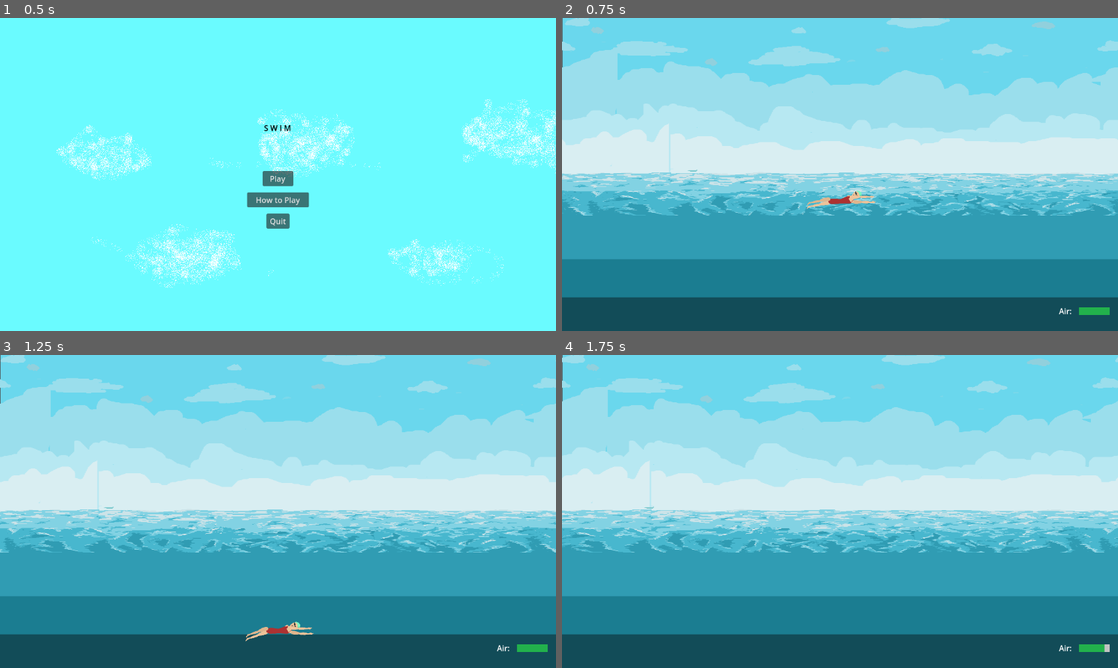
Above: before the commit, frames 1-4 (two rows, left to right).
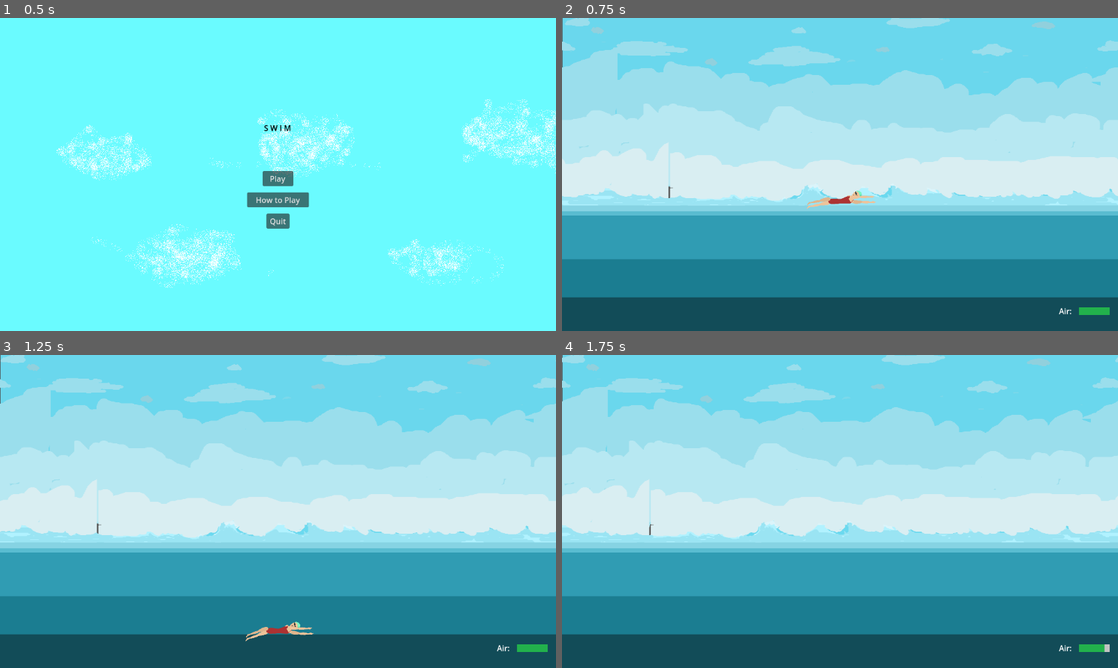
Above: after the commit, the same moments.

Repository: acnolan/Pixel-Game-Jam-2024
Game: Godot game, scene res://scenes/menu/start_screen.tscn
The game is run twice, just before and just after one commit, with the same random seed, the same clock (stepped at 60 frames per second) and the same inputs.
Inputs:
- Up to frame 1 (0.5 s): no input
- Up to frame 2 (0.75 s): click "Play" at 0.5 s
- Up to frame 3 (1.25 s): no input
- Up to frame 4 (1.75 s): hold W from 1.28 s (still down); tap I at 1.35 s

Frame 1 is identical in both runs. In frame 2, 18% of the frame differs, in the area x 0-100%, y 33-64%; in frame 3, 18%; in frame 4, 18%.

Commit message:
Update parallax_background.tscn

Diff:
--- a/scenes/parallax_background.tscn
+++ b/scenes/parallax_background.tscn
@@ -1,14 +1,12 @@
-[gd_scene load_steps=11 format=3 uid="uid://53sjen4obtre"]
+[gd_scene load_steps=9 format=3 uid="uid://53sjen4obtre"]
 
 [ext_resource type="Script" path="res://scripts/parallax_background.gd" id="1_wlfnx"]
-[ext_resource type="Texture2D" uid="uid://c121cx08mflvn" path="res://art/swim game water layer 1 background-sheet.png" id="2_fdv2j"]
 [ext_resource type="Texture2D" uid="uid://com0yvfelmnom" path="res://art/Swim game solid blue bg-export.png" id="2_hjbjx"]
 [ext_resource type="Texture2D" uid="uid://bibtvpolpa8n4" path="res://art/swim game water clouds far bg-export.png" id="2_lix18"]
-[ext_resource type="Texture2D" uid="uid://bv2ig040txqta" path="res://art/swim game water fg2-export.png" id="3_c2gaw"]
 [ext_resource type="Texture2D" uid="uid://d26d1r4643upu" path="res://art/swim game water clouds bg1-export.png" id="3_dd2le"]
-[ext_resource type="Texture2D" uid="uid://cbh3h4iajfxft" path="res://art/swim game water bg1-export.png" id="4_3jg8h"]
 [ext_resource type="Texture2D" uid="uid://byxho5q08uw2b" path="res://art/swim game water clouds fg2-export.png" id="4_u1ltu"]
 [ext_resource type="Texture2D" uid="uid://c4yauinump50v" path="res://art/swim game water clouds fg1-export.png" id="5_256qg"]
+[ext_resource type="Texture2D" uid="uid://c0i3kmq7y468e" path="res://art/waves placeholder.png" id="7_sejug"]
 [ext_resource type="Texture2D" uid="uid://dvi6lmci4yn71" path="res://art/deep water color.png" id="10_jl4g2"]
 
 [node name="ParallaxBackground" type="ParallaxBackground"]
@@ -51,7 +49,7 @@
 motion_mirroring = Vector2(1150, 0)
 
 [node name="Sprite2D" type="Sprite2D" parent="clouds fg 2"]
-position = Vector2(1080, 313)
+position = Vector2(1079, 352)
 texture = ExtResource("5_256qg")
 
 [node name="Water fg1" type="ParallaxLayer" parent="."]
@@ -59,24 +57,8 @@
 motion_mirroring = Vector2(1150, 0)
 
 [node name="Sprite2D" type="Sprite2D" parent="Water fg1"]
-position = Vector2(0, 243)
-texture = ExtResource("2_fdv2j")
-
-[node name="Water fg 2" type="ParallaxLayer" parent="."]
-motion_scale = Vector2(0.72, 1)
-motion_mirroring = Vector2(1150, 0)
-
-[node name="Sprite2D" type="Sprite2D" parent="Water fg 2"]
-position = Vector2(0, 342)
-texture = ExtResource("3_c2gaw")
-
-[node name="Water Bg 1" type="ParallaxLayer" parent="."]
-motion_scale = Vector2(0.4, 1)
-motion_mirroring = Vector2(1150, 0)
-
-[node name="Sprite2D" type="Sprite2D" parent="Water Bg 1"]
-position = Vector2(0, 402)
-texture = ExtResource("4_3jg8h")
+position = Vector2(576, -52)
+texture = ExtResource("7_sejug")
 
 [node name="Ocean fg" type="ParallaxLayer" parent="."]
 motion_scale = Vector2(0.9, 1)
